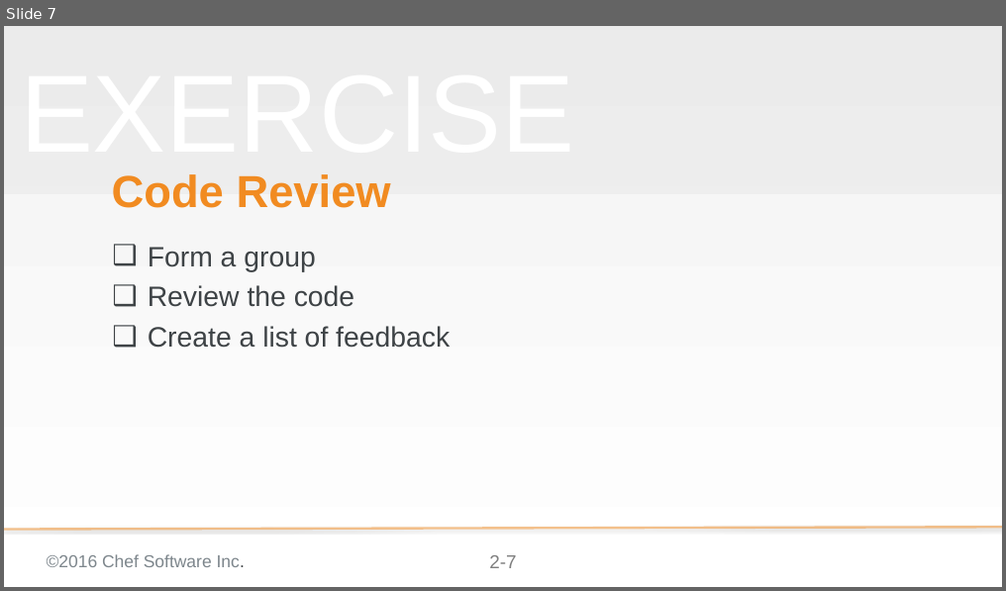
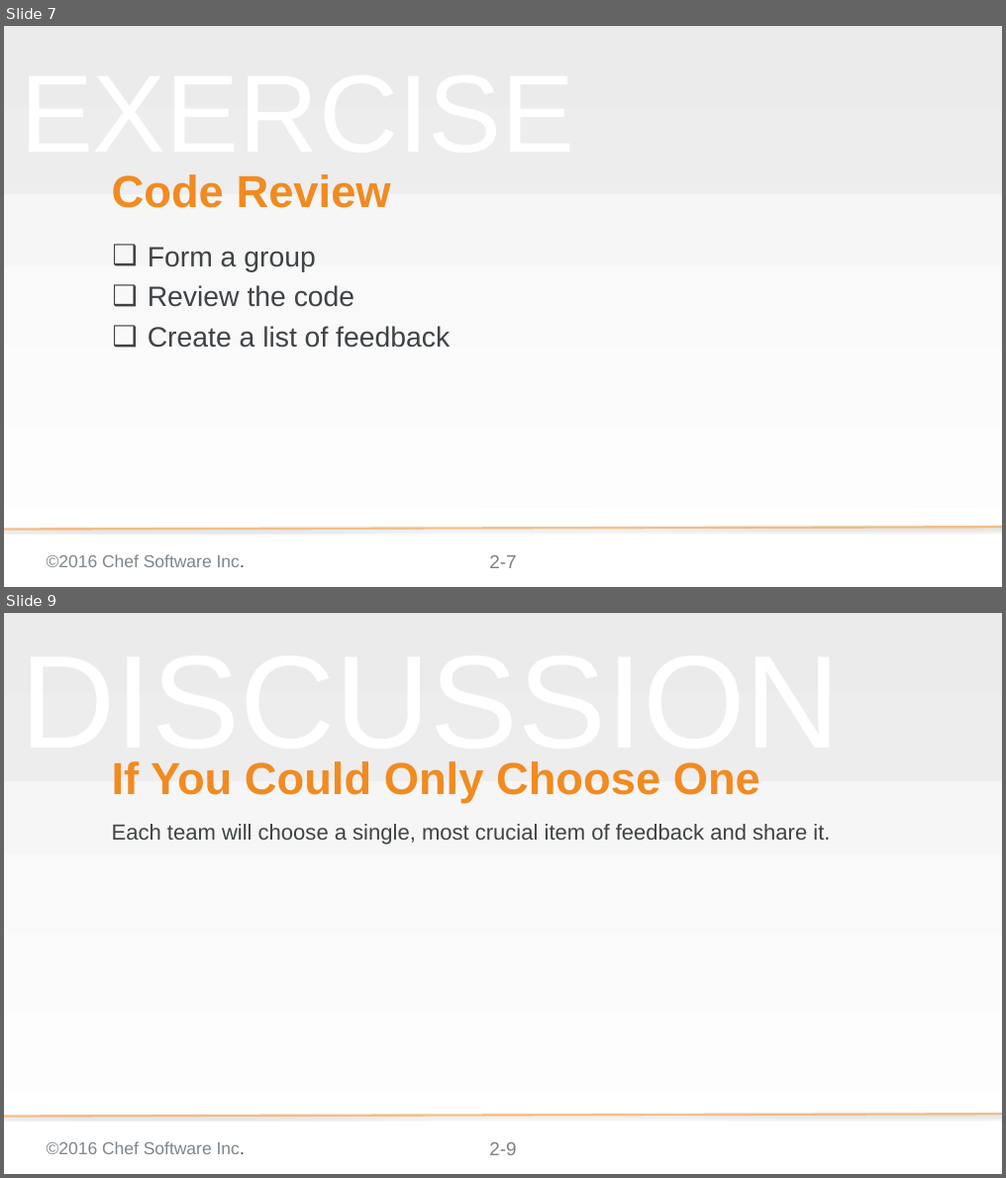
Before and after one commit to chef-training/elegant_tests, a slide deck: 02-code_review.pptx. Shown one above the other, each under a label of ours: slide 7 before the commit, slides 7 and 9 after it; the slides between them are not shown. The pictures are 1006x591 and 1006x1178 pixels, drawn with LibreOffice and Linux fonts; fonts in the diff are those of the drawing; background and template pictures are left out. Boxes give left, top, right and bottom in pixels: in the first picture for what was removed or moved away, otherwise in the second. Text is boxed around its words. In the diff, an @@ line names an element or a change of style, - is before the commit and + after.

```diff
--- a/02-code_review.pptx
+++ b/02-code_review.pptx
@@ slide 9 added at (4, 613, 1002, 1174), background gradient #F2F2F2 to #FFFFFF; not listed: 4 template elements that a slide beside it also shows @@
@@ text added at (20, 761, 841, 771), 169.3 pt, text #F2F2F2 at 50% opacity @@
+DISCUSSION
@@ title added at (112, 761, 760, 803), 57.6 pt, text #F18B21, bold @@
+If You Could Only Choose One
@@ subtitle added at (112, 824, 830, 845), 28 pt, text #3E4346 @@
+Each team will choose a single, most crucial item of feedback and share it.
```
Also in this commit, not shown: 2 slides changed, 1 other slide added, 6 other files.
